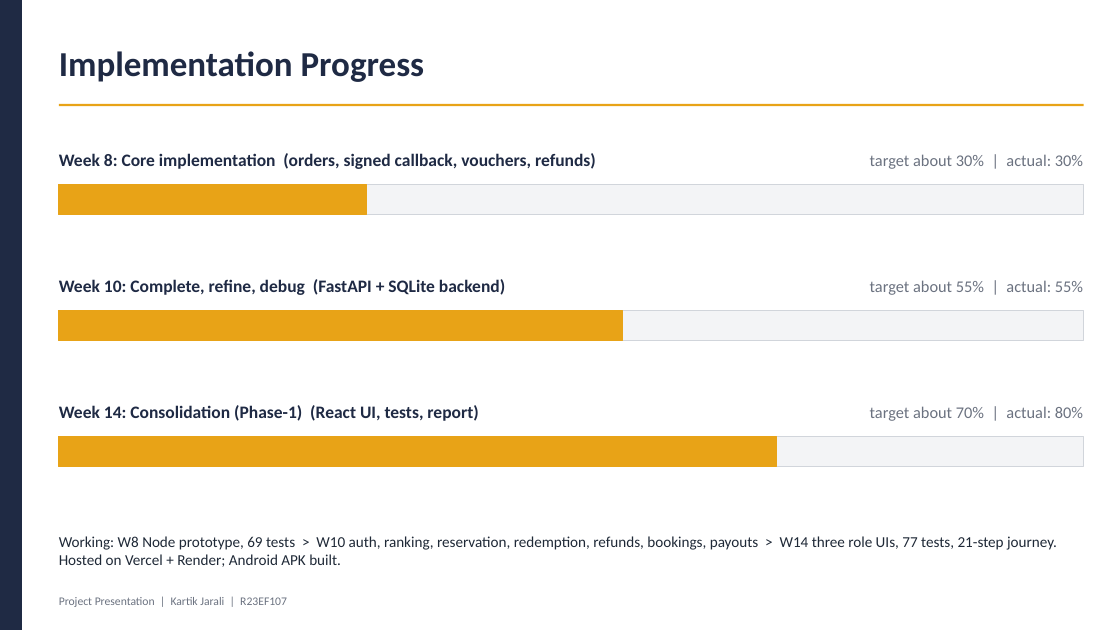
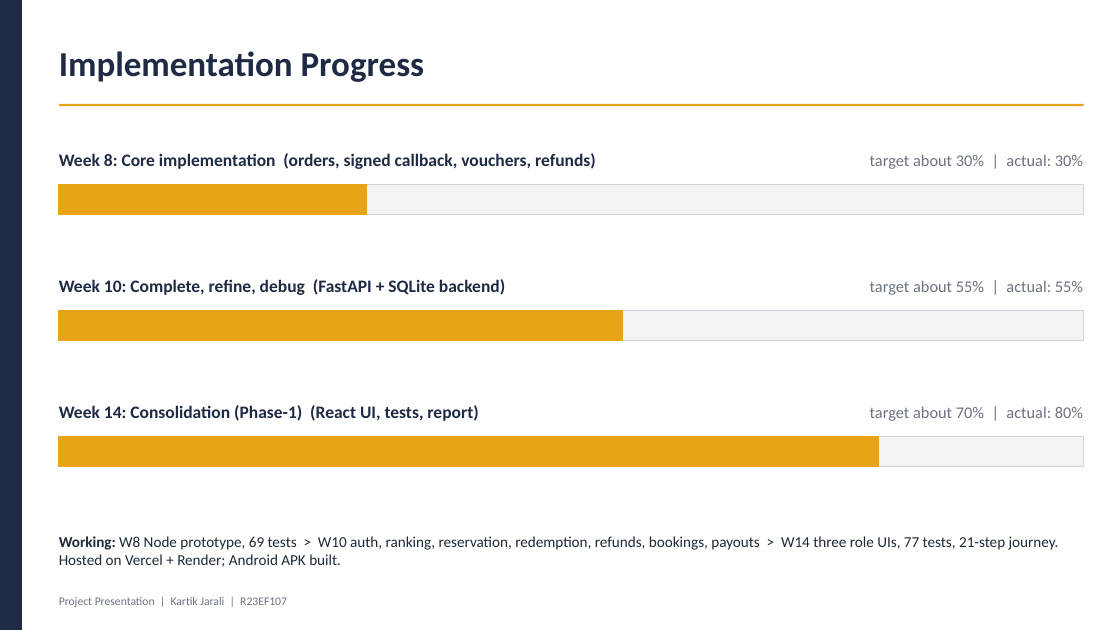
Before and after one commit to Kartikjarali010/next-to, a slide deck: slide 7 of docs/NextTo_Phase1_Presentation_Kartik.pptx. Drawn at 1120x630 pixels with LibreOffice and Linux fonts; fonts in the diff are those of the drawing. Boxes give left, top, right and bottom in pixels: in the first picture for what was removed or moved away, otherwise in the second. Text is boxed around its words. In the diff, an @@ line names an element or a change of style, - is before the commit and + after.

```diff
--- a/docs/NextTo_Phase1_Presentation_Kartik.pptx
+++ b/docs/NextTo_Phase1_Presentation_Kartik.pptx
@@ rectangle: place and size @@
-rectangle at [59,437,776,466]
+rectangle at [59,437,879,466]
@@ text "Working: W8 Node prototype, 69 ..." at [59,536,1059,567]: bold on in "Working:" @@
```
Also in this commit, not shown: 2 other slides changed, 3 other files.
